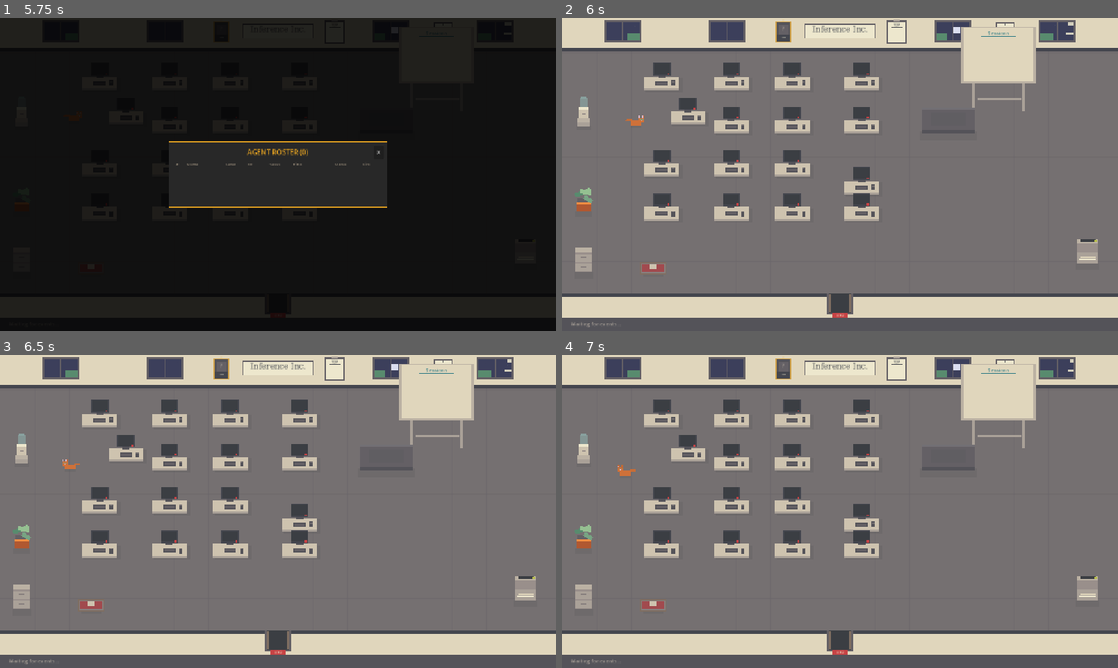
Above: before the commit, frames 1-4 (two rows, left to right).
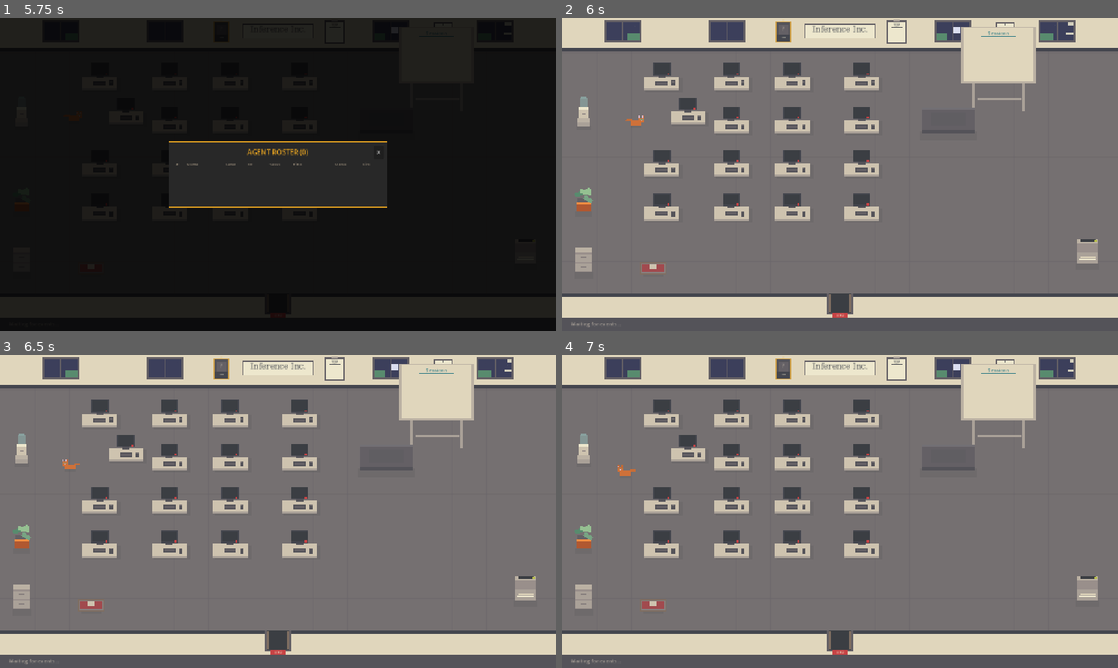
Above: after the commit, the same moments.

Repository: pknull/ccworkspace
Game: Godot game, scene res://scenes/Main.tscn
Same seed, same stepped clock (60 frames per second), same inputs: the game is played once before the commit and once after it.
Inputs (mouse positions are in pixels of both pictures, inside the frame that each line leads up to):
- Up to frame 1 (5.75 s): tap Enter at 0.5, 2, 3.5 s; move the mouse to (400, 158) at 0.52 s; tap R every 1.5 s from 0.6 to 5.1 s; click (400, 158) at 0.67 s; tap Space at 1.25, 2.75 s; drag from (166, 190) to (250, 237) at 1.27 s; move the mouse to (333, 105) at 2.02 s; click (333, 105) at 2.17 s; drag from (250, 237) to (111, 127) at 2.77 s; move the mouse to (444, 221) at 3.52 s; click (444, 221) at 3.67 s; drag from (111, 127) to (194, 96) at 4.27 s; move the mouse to (305, 174) at 5.02 s; click (305, 174) at 5.17 s
- Up to frame 2 (6 s): click "X" at 5.75 s
- Up to frame 3 (6.5 s): no input
- Up to frame 4 (7 s): tap Space at 6.5 s; drag from (756, 433) to (728, 527) at 6.52 s

Frame 1 is identical in both runs. In frame 2, 0.7% of the frame differs, in the area x 50-57%, y 42-57%; in frame 3, 0.7%; in frame 4, 0.7%.

Commit message:
fix: Desk drag blocked during pause menu
Root cause: Desk._input() received mouse events even when pause menu
was open because Control.mouse_filter only blocks GUI propagation,
not the main _input() pipeline.

Fix: Added office_manager reference to Desk and popup check before
starting drag, matching the pattern already in DraggableItem.

Co-Authored-By: Claude Opus 4.5 <noreply@anthropic.com>

Diff:
--- a/agent-office/scripts/Desk.gd
+++ b/agent-office/scripts/Desk.gd
@@ -25,6 +25,7 @@
 
 # For collision checking
 var navigation_grid: NavigationGrid = null
+var office_manager: Node = null  # Set by OfficeManager to check popup state
 
 func _ready() -> void:
 	_create_visuals()
@@ -150,6 +151,9 @@
 	if event is InputEventMouseButton:
 		if event.button_index == MOUSE_BUTTON_LEFT:
 			if event.pressed:
+				# Don't start dragging if a popup is open
+				if office_manager and office_manager.has_method("is_any_popup_open") and office_manager.is_any_popup_open():
+					return
 				var local_pos = get_local_mouse_position()
 				if click_area.has_point(local_pos):
 					is_dragging = true
--- a/agent-office/scripts/OfficeManager.gd
+++ b/agent-office/scripts/OfficeManager.gd
@@ -413,6 +413,7 @@
 		var desk = Desk.new()
 		desk.position = pos
 		desk.navigation_grid = navigation_grid
+		desk.office_manager = self  # For popup state checking
 		desk.position_changed.connect(_on_desk_position_changed)
 		add_child(desk)
 		desks.append(desk)
Not shown, changed: Memory/activeContext.md
